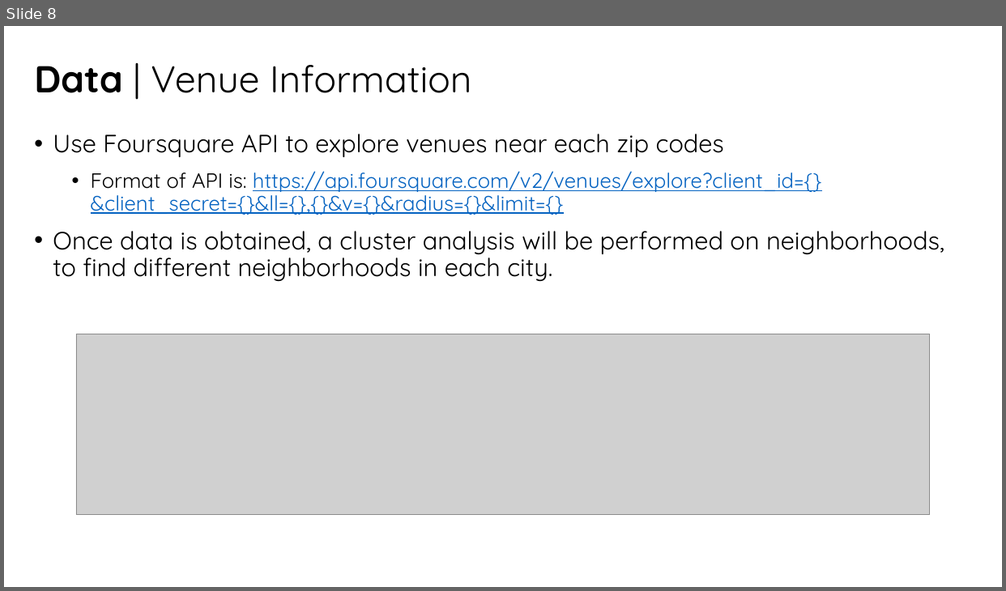
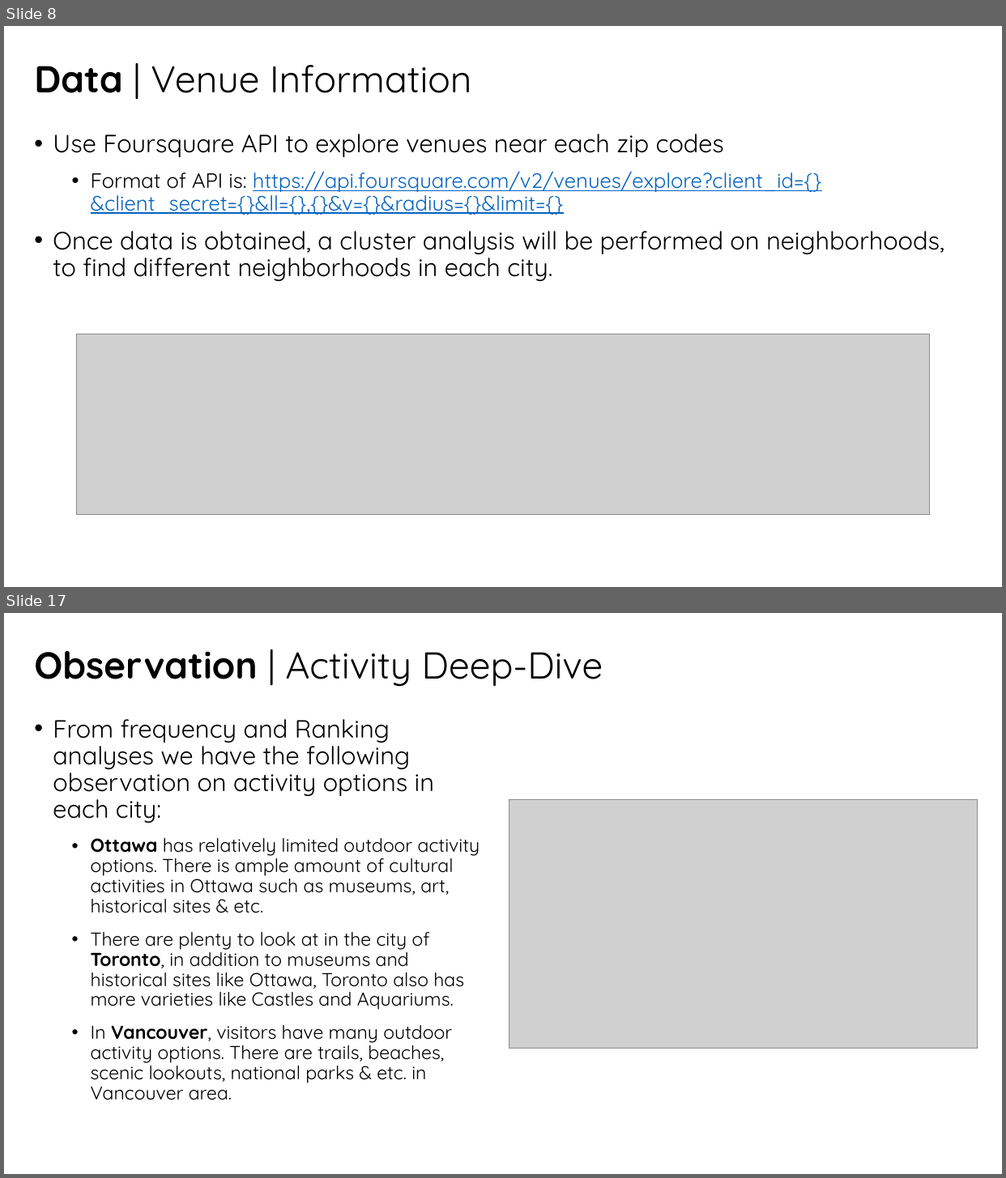
Before and after one commit to audrey-wj/Coursera_Capstone, a slide deck: Battle of Neighborhoods/Coursera Capstone_Battle of Neighborhoods.pptx. Shown one above the other, each under a label of ours: slide 8 before the commit, slides 8 and 17 after it; the slides between them are not shown. The pictures are 1006x591 and 1006x1178 pixels, drawn with LibreOffice and Linux fonts; fonts in the diff are those of the drawing; grey boxes stand for pictures. Boxes give left, top, right and bottom in pixels: in the first picture for what was removed or moved away, otherwise in the second. Text is boxed around its words. In the diff, an @@ line names an element or a change of style, - is before the commit and + after.

```diff
--- a/Battle of Neighborhoods/Coursera Capstone_Battle of Neighborhoods.pptx
+++ b/Battle of Neighborhoods/Coursera Capstone_Battle of Neighborhoods.pptx
@@ slide 17 added at [4, 613, 1002, 1174], background #FFFFFF @@
@@ title added at [34, 651, 603, 687], 36 pt, text #000000 @@
+Observation | Activity Deep-Dive
@@ text added at [53, 719, 480, 1101], 18 pt, text #000000 @@
+• From frequency and Ranking analyses we have the following observation on activity options in each city:
+  • Ottawa has relatively limited outdoor activity options. There is ample amount of cultural activities in Ottawa such as museums, art, historical sites & etc.
+  • There are plenty to look at in the city of Toronto, in addition to museums and historical sites like Ottawa, Toronto also has more varieties like Castles and Aquariums.
+  • In Vancouver, visitors have many outdoor activity options. There are trails, beaches, scenic lookouts, national parks & etc. in Vancouver area.
@@ picture added at [509, 799, 978, 1048] @@
```
Also in this commit, not shown: 1 slide changed, 10 other slides added, 1 slide removed, 1 other file.
